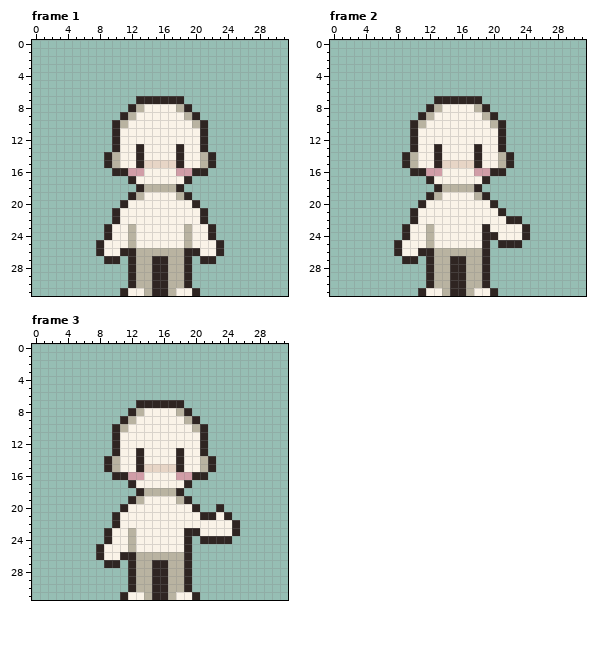
Pixel-art file: Assets/Resources/Sprites/Farmer/Base/watering.aseprite. Above, as it was before the edit.
32x32 pixels, 9 frames. Shown: frame 1, frame 2, frame 3. The commit also changed other frames, which this record leaves out.
After:
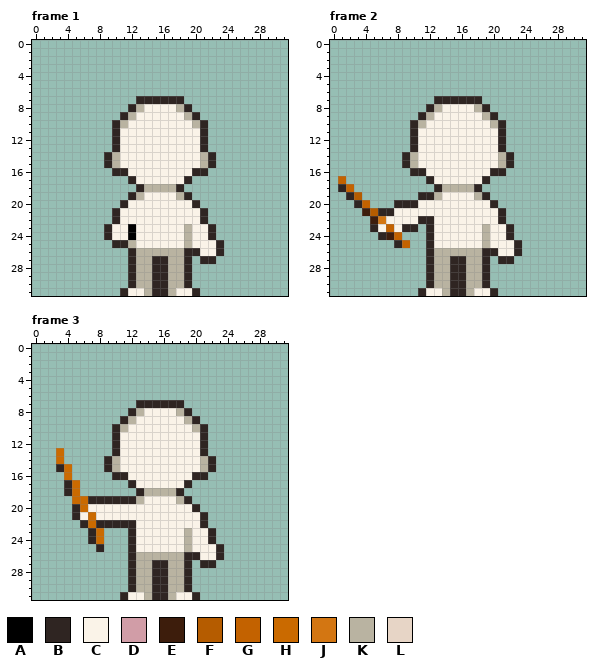
Palette (. is transparent): A #000000  B #2f2522  C #faf3e8  D #d19da7  E #3d1d0c  F #b55c00  G #c36200  H #ca6a00  J #d37612  K #b9b3a1  L #e7d5c6
Diff:
layer "Layer 1" now hidden
layer "dd" added
--- frame 1
@@ x 10..21 @@
 12 BCCCCCCCCCCB
-13 BCCBCCCCBCCB
-14 KCCBCCCCBCCK
-15 KCCBLLLLBCCK
-16 BBDDCCCCDDBB
+13 BCCCCCCCCCCB
+14 KCCCCCCCCCCK
+15 KCCCCCCCCCCK
+16 BBCCCCCCCCBB
 17 ..BCCCCCCB..
@@ x 6..14 @@
 22 ....BCCCC
-23 ...BCCKCC
-24 ...BCCKCC
-25 ..BCCCKCC
-26 ..BCCBBKK
-27 ...BB.BKK
+23 ...BCCACC
+24 ...BCCACC
+25 ....BBKCC
+26 ......BKK
+27 ......BKK
 28 ......BKK
--- frame 2
@@ x 0..31 @@
 12 ..........BCCCCCCCCCCB..........
-13 ..........BCCBCCCCBCCB..........
-14 .........BKCCBCCCCBCCKB.........
-15 .........BKCCBLLLLBCCKB.........
-16 ..........BBDDCCCCDDBB..........
-17 ............BCCCCCCB............
-18 .............BKKKKB.............
-19 ............BKCCCCKB............
-20 ...........BCCCCCCCCB...........
-21 ..........BCCCCCCCCCCB..........
-22 ..........BCCCCCCCCCCCBB........
-23 .........BCCKCCCCCCBCCCCB.......
-24 .........BCCKCCCCCCBBCCCB.......
-25 ........BCCCKCCCCCCB.BBB........
-26 ........BCCBBKKKKKKB............
-27 .........BB.BKKBBKKB............
+13 ..........BCCCCCCCCCCB..........
+14 .........BKCCCCCCCCCCKB.........
+15 .........BKCCCCCCCCCCKB.........
+16 ..........BBCCCCCCCCBB..........
+17 .G..........BCCCCCCB............
+18 .BG..........BKKKKB.............
+19 ..BF.......BBKCCCCKB............
+20 ...BG...BBBCCCCCCCCCB...........
+21 ....EFBBCCCCCCCCCCCCCB..........
+22 .....EJCCCCBBCCCCCCCCB..........
+23 .....BCGCBB.BCCCCCCKCCB.........
+24 ......BEG...BCCCCCCKCCB.........
+25 ........BG..BCCCCCCKCCCB........
+26 ............BKKKKKKBBCCB........
+27 ............BKKBBKKB.BB.........
 28 ............BKKBBKKB............
--- frame 3
@@ x 0..31 @@
 12 ..........BCCCCCCCCCCB..........
-13 ..........BCCBCCCCBCCB..........
-14 .........BKCCBCCCCBCCKB.........
-15 .........BKCCBLLLLBCCKB.........
-16 ..........BBDDCCCCDDBB..........
-17 ............BCCCCCCB............
-18 .............BKKKKB.............
-19 ............BKCCCCKB............
-20 ...........BCCCCCCCCB..B........
-21 ..........BCCCCCCCCCCBBCB.......
-22 ..........BCCCCCCCCCCCCCCB......
-23 .........BCCKCCCCCCBBCCCCB......
-24 .........BCCKCCCCCCB.BBBB.......
-25 ........BCCCKCCCCCCB............
-26 ........BCCBBKKKKKKB............
-27 .........BB.BKKBBKKB............
+13 ...H......BCCCCCCCCCCB..........
+14 ...H.....BKCCCCCCCCCCKB.........
+15 ...BH....BKCCCCCCCCCCKB.........
+16 ....H.....BBCCCCCCCCBB..........
+17 ....BH......BCCCCCCB............
+18 ....BH.......BKKKKB.............
+19 .....HHBBBBBBKCCCCKB............
+20 .....BHCCCCCCCCCCCCCB...........
+21 .....BCHCCCCCCCCCCCCCB..........
+22 ......BHBBBBBCCCCCCCCB..........
+23 .......BH...BCCCCCCKCCB.........
+24 .......BH...BCCCCCCKCCB.........
+25 ........B...BCCCCCCKCCCB........
+26 ............BKKKKKKBBCCB........
+27 ............BKKBBKKB.BB.........
 28 ............BKKBBKKB............
Where, in picture pixels (left, top, right, bottom), the same in both pictures:
changed: (128, 144, 192, 176)
changed: (96, 224, 136, 264)
changed: (338, 144, 530, 264)
changed: (56, 448, 240, 568)
